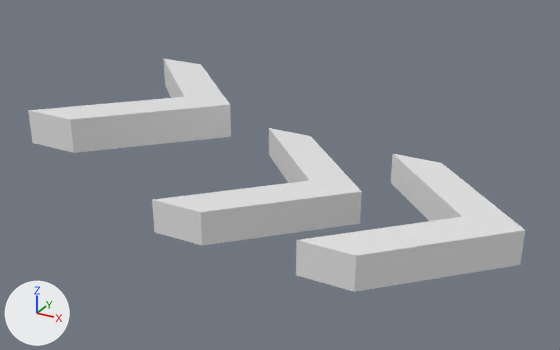
Two versions of the glTF model 3d_models/speed_vector_lvl_3.glb, one commit apart.
Before and after are seen from a camera (50 mm lens) standing at (249.9, -113.3, 56.6) and looking at (188.1, -0.9, 0.4). Lighting does not change. The marker at lower left points along +X, +Y and +Z. Where no turn or scale is listed for an object, it has been applied to the vertices.

Names of what the first picture shows: 'Plan', 'Plan.001', 'Plan.002'.
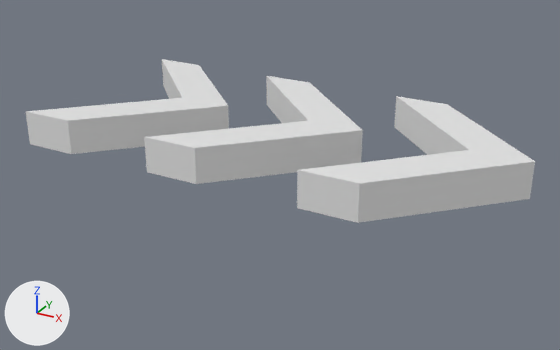
Commit message: modify lvl 2 and 2

What the commit changed:
Object 'Plan' (ob_plan) moves from (175.8, 0.7, 0.0) to (175.8, 0.0, 0.0).
Object 'Plan.001' (ob_plan_001) moves from (202.3, 0.8, -11.6) to (202.3, 0.0, 0.0).
Object 'Plan.002' (ob_plan_002) moves from (230.5, -0.1, -11.6) to (230.5, 0.0, 0.0).

Changed parts and their boxes [x1, y1, x2, y2] in the pictures (560 x 350 px):
'Plan.002', moved
    before: [296, 154, 525, 292]
    after: [297, 96, 535, 223]
'Plan.001', moved
    before: [152, 128, 362, 246]
    after: [144, 76, 363, 184]
'Plan', moved
    before: [28, 58, 231, 153]
    after: [26, 59, 229, 154]
